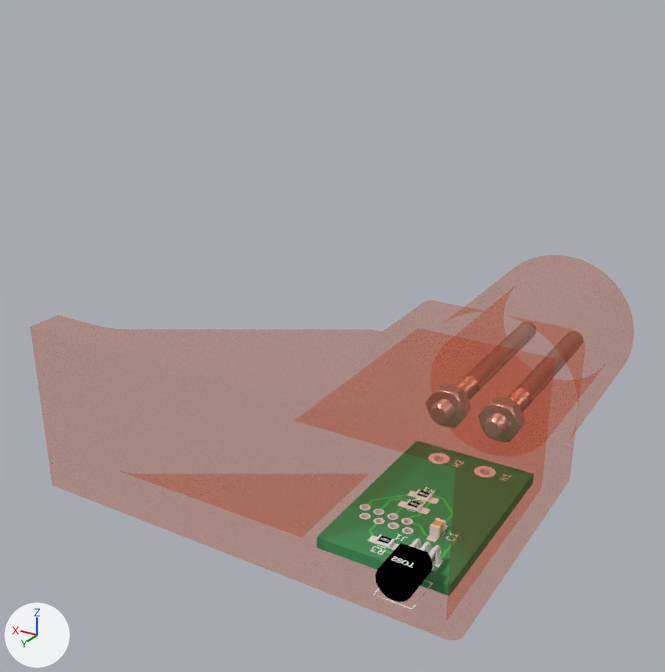
Renders of the Blender file Water-Probe/Design Files/CAD/Probe Body Square.blend from each side of a commit.
The view is the same before and after, from a 50 mm camera at (-41.7, 114.6, 60.5) aimed at (20.1, 11.6, 9.0). The lights are fixed; the arrows at lower left show +X, +Y and +Z.

Objects in the first picture: 'PCB', 'Probe Body'.
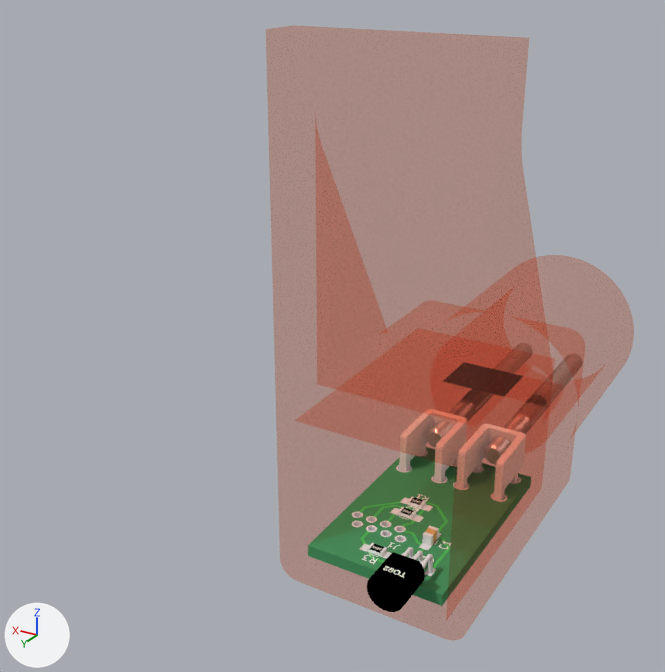
What differs and where, as boxes [x1, y1, x2, y2] in the pictures (665 x 672 px; the box of a moved part takes in the faces that stretch with it):
'Probe Body', reshaped, turned
    before: [30, 255, 634, 641]
    after: [266, 25, 634, 641]
'PCB', reshaped, moved, turned
    before: [317, 453, 455, 609]
    after: [308, 452, 455, 612]
part 1 of me_shape_7_indexedfaceset, moved or reshaped
    before: [377, 548, 386, 555]
    after: [369, 557, 378, 564]
part 2 of me_shape_7_indexedfaceset, deleted (black)
    before: [317, 461, 453, 609]
part 3 of me_shape_7_indexedfaceset, built on
    before: [317, 453, 455, 584]
    after: [308, 452, 455, 612]
part 4 of me_circle_002, moved or reshaped
    before: [123, 329, 551, 621]
    after: [297, 166, 553, 621]

Edits to the bpy script that builds the scene:
```text
Change me_shape_7_indexedfaceset:
    used by ob_pcb; location = (0.0, 6.0, -9.0); rotation_euler = (0.0, 6.283, -3.142), in degrees (0, 360, -180); scale = (2.54, 2.54, 2.54)
    remove me_shape_7_indexedfaceset.from_pydata(...)  # 36560 vertices, 14704 faces; spans x -3.54..3.54, y -13.41..0.0, z -1.14..2.25
    add me_shape_7_indexedfaceset.from_pydata(...)  # 8840 vertices, 10098 faces; spans x -2.37..11.94, y -3.54..3.54, z -1.15..2.87
    me_shape_7_indexedfaceset part 1: the loose piece of 51 vertices spanning x -0.42..-0.13, y -10.68..-10.23, z 0.64 is turned -90 degrees about the z axis through its middle, then moved by (0.85, 10.73, 0.0), in mat_shape_029 (white #f3f3f3)
    me_shape_7_indexedfaceset part 2: 10587 loose pieces with 34449 vertices, spanning x -3.54..3.54, y -13.41..0.0, z -1.14..2.25, are deleted
    me_shape_7_indexedfaceset part 3: 1771 vertices removed from x -3.54..3.54, y -11.02..0.0, z -0.01..0.63; 8500 vertices added at x -2.37..11.94, y -3.54..3.54, z -1.15..2.87
    remove me_shape_7_indexedfaceset.materials.append(mat_cap)
    add me_shape_7_indexedfaceset.materials.append(mat_shape_029)  # white #f3f3f3
    add me_shape_7_indexedfaceset.materials.append(mat_shape_027)  # light grey #e0e1e2
    add me_shape_7_indexedfaceset.materials.append(mat_shape_025)  # light grey #e0e1e2
    add me_shape_7_indexedfaceset.materials.append(mat_shape_024)  # green #50bc59
    add me_shape_7_indexedfaceset.materials.append(mat_shape_011)  # light grey #e3e3e3
    add me_shape_7_indexedfaceset.materials.append(mat_shape_013)  # black #000000
    add me_shape_7_indexedfaceset.materials.append(mat_shape_012)  # white #fafafa
    add me_shape_7_indexedfaceset.materials.append(mat_shape_010)  # white #e6e9d9
    add me_shape_7_indexedfaceset.materials.append(mat_shape_007)  # light grey #e3e3e3
    add me_shape_7_indexedfaceset.materials.append(mat_shape_009)  # black #000000
    add me_shape_7_indexedfaceset.materials.append(mat_shape_008)  # white #fafafa
    add me_shape_7_indexedfaceset.materials.append(mat_shape_006)  # white #e6e9d9
    add me_shape_7_indexedfaceset.materials.append(mat_shape_002)  # white #e7e7e7
    add me_shape_7_indexedfaceset.materials.append(mat_shape_001)  # white #e7e7e7
    add me_shape_7_indexedfaceset.materials.append(mat_shape)  # white #e7e7e7
Change me_circle_002:
    used by ob_probe_body; location = (0.0, 0.0, 0.0); rotation_euler = (1.571, 0.0, 0.0), in degrees (90, 0, 0)
    remove me_circle_002.from_pydata(...)  # 936 vertices, 674 faces; spans x -12.5..52.5, y -12.5..12.5, z -37.0..30.0
    add me_circle_002.from_pydata(...)  # 1142 vertices, 929 faces, 2 loose edges; spans x -12.5..52.5, y -12.5..12.5, z -37.0..30.0
    me_circle_002 part 4: 5 vertices moved from x 0.0..12.5, y -12.5..10.0, z -21.5..-14.7 to x 0.0..12.5, y -12.5..10.0, z -24.5..-19.7; 119 vertices removed from x -12.5..12.5, y -12.5..12.5, z -21.5..-14.7; 113 vertices added at x -12.5..12.5, y -12.5..12.5, z -24.5..-16.8
Change ob_pcb:
    ob_pcb.location: (0.0, 6.0, -9.0) -> (0.0, 36.0, -9.0)
    ob_pcb.rotation_euler: (0.0, 6.283, -3.142) -> (0.0, 0.0, 4.712)  # degrees (0, 360, -180) -> degrees (0, 0, 270)
Change ob_probe_body:
    ob_probe_body.rotation_euler: (1.571, 0.0, 0.0) -> (1.571, -1.571, 0.0)  # degrees (90, 0, 0) -> degrees (90, -90, 0)
```
